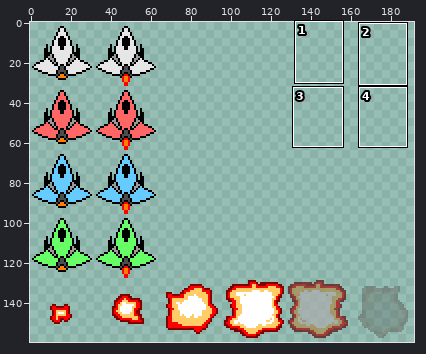
Sprite sheet, stored at ship-sprites.png. Above: a wide view before the commit, with the close-up outlined.
Close-up. Before the edit:
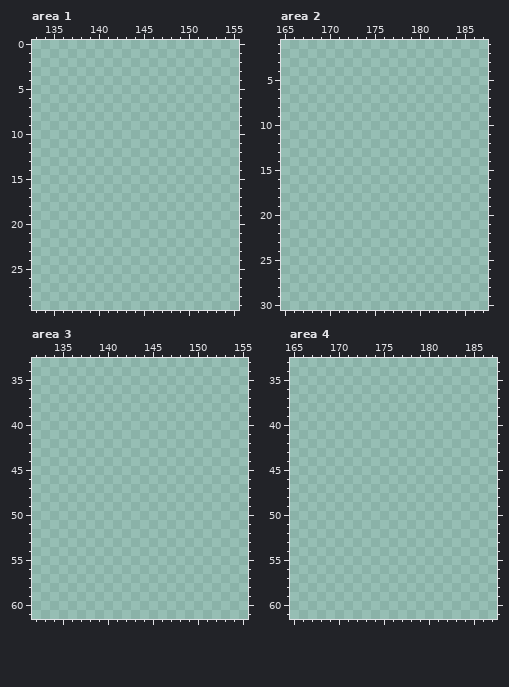
The file is 192x160 pixels. Colours within 5 levels of each other are drawn and written as one. Shown: area 1: x 133..155, y 0..29; area 2: x 165..187, y 1..30; area 3: x 132..155, y 33..61; area 4: x 165..187, y 33..61. The commit also changed other parts of the picture, which this record leaves out.
The same view after the edit:
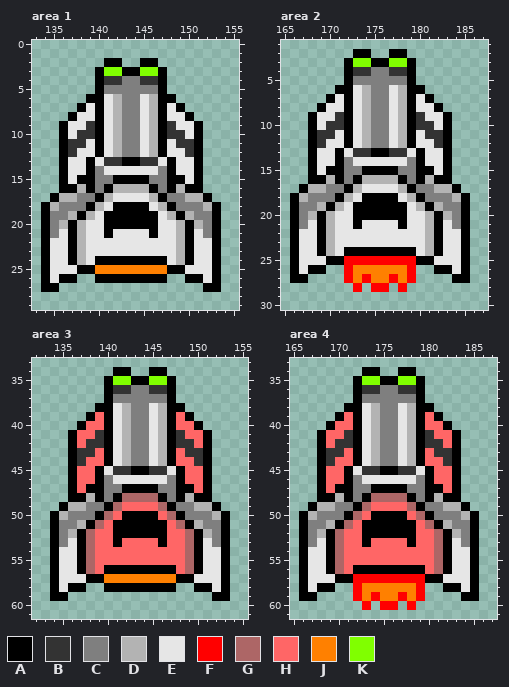
Palette (. is transparent): A #000000  B #333333  C #7f7f7f  D #b3b3b3  E #e6e6e6  F #ff0000  G #ad6666  H #ff6666  J #ff8000  K #80ff00
Diff:
--- area 1
@@ x 133..155 @@
  1 .......................
- 2 .......................
- 3 .......................
- 4 .......................
- 5 .......................
- 6 .......................
- 7 .......................
- 8 .......................
- 9 .......................
-10 .......................
-11 .......................
-12 .......................
-13 .......................
-14 .......................
-15 .......................
-16 .......................
-17 .......................
-18 .......................
-19 .......................
-20 .......................
-21 .......................
-22 .......................
-23 .......................
-24 .......................
-25 .......................
-26 .......................
-27 .......................
+ 2 ........AA..AA.........
+ 3 .......AKKAAKKA........
+ 4 .......ABBCCBBA........
+ 5 .......ACCCCCCA........
+ 6 ......AAEDCCEDAA.......
+ 7 .....AEAEDCCEDAEA......
+ 8 ....AEEAEDCCEDAEEA.....
+ 9 ...AEEBAEDCCEDABEEA....
+10 ...AEBBAEDCCEDABBEA....
+11 ...ABBEAEDCCEDAEBBA....
+12 ...ABEEAEDCCEDAEEBA....
+13 ...AEEAEBBAABBEAEEA....
+14 ...AEEACEEEEEECAEEA....
+15 ...AEAACCAAAACCAAEA....
+16 ...AADACADDDDACADAA....
+17 ..ADDCCADEEEEDACCDDA...
+18 .ADCCCADEAAAAEDACCCDA..
+19 .ACCDADEAAAAAAEDADCCA..
+20 .ACDADEEAAAAAAEEDADCA..
+21 .ACEADEEAEEEEAEEDAECA..
+22 .AEEADEEEEEEEEEEDAEEA..
+23 .AEEADEEEEEEEEEEDAEEA..
+24 .AEEADEAAAAAAAAEDAEEA..
+25 .AEEEAAJJJJJJJJAAEEEA..
+26 .AEAA..AAAAAAAA..AAEA..
+27 .AA................AA..
 28 .......................
--- area 2
@@ x 165..187 @@
  1 .......................
- 2 .......................
- 3 .......................
- 4 .......................
- 5 .......................
- 6 .......................
- 7 .......................
- 8 .......................
- 9 .......................
-10 .......................
-11 .......................
-12 .......................
-13 .......................
-14 .......................
-15 .......................
-16 .......................
-17 .......................
-18 .......................
-19 .......................
-20 .......................
-21 .......................
-22 .......................
-23 .......................
-24 .......................
-25 .......................
-26 .......................
-27 .......................
-28 .......................
+ 2 ........AA..AA.........
+ 3 .......AKKAAKKA........
+ 4 .......ABBCCBBA........
+ 5 .......ACCCCCCA........
+ 6 ......AAEDCCEDAA.......
+ 7 .....AEAEDCCEDAEA......
+ 8 ....AEEAEDCCEDAEEA.....
+ 9 ...AEEBAEDCCEDABEEA....
+10 ...AEBBAEDCCEDABBEA....
+11 ...ABBEAEDCCEDAEBBA....
+12 ...ABEEAEDCCEDAEEBA....
+13 ...AEEAEBBAABBEAEEA....
+14 ...AEEACEEEEEECAEEA....
+15 ...AEAACCAAAACCAAEA....
+16 ...AADACADDDDACADAA....
+17 ..ADDCCADEEEEDACCDDA...
+18 .ADCCCADEAAAAEDACCCDA..
+19 .ACCDADEAAAAAAEDADCCA..
+20 .ACDADEEAAAAAAEEDADCA..
+21 .ACEADEEAEEEEAEEDAECA..
+22 .AEEADEEEEEEEEEEDAEEA..
+23 .AEEADEEEEEEEEEEDAEEA..
+24 .AEEADEAAAAAAAAEDAEEA..
+25 .AEEEAAFFFFFFFFAAEEEA..
+26 .AEAA..FJJJJJJF..AAEA..
+27 .AA....FJFJJFJF....AA..
+28 ........F.FF.F.........
 29 .......................
--- area 3
@@ x 132..155 @@
 33 ........................
-34 ........................
-35 ........................
-36 ........................
-37 ........................
-38 ........................
-39 ........................
-40 ........................
-41 ........................
-42 ........................
-43 ........................
-44 ........................
-45 ........................
-46 ........................
-47 ........................
-48 ........................
-49 ........................
-50 ........................
-51 ........................
-52 ........................
-53 ........................
-54 ........................
-55 ........................
-56 ........................
-57 ........................
-58 ........................
-59 ........................
+34 .........AA..AA.........
+35 ........AKKAAKKA........
+36 ........ABBCCBBA........
+37 ........ACCCCCCA........
+38 .......AAEDCCEDAA.......
+39 ......AHAEDCCEDAHA......
+40 .....AHHAEDCCEDAHHA.....
+41 ....AHHBAEDCCEDABHHA....
+42 ....AHBBAEDCCEDABBHA....
+43 ....ABBHAEDCCEDAHBBA....
+44 ....ABHHAEDCCEDAHHBA....
+45 ....AHHAEBBAABBEAHHA....
+46 ....AHHACEEEEEECAHHA....
+47 ....AHAACCAAAACCAAHA....
+48 ....AADACAGGGGACADAA....
+49 ...ADDCCAGHHHHGACCDDA...
+50 ..ADCCCAGHAAAAHGACCCDA..
+51 ..ACCDAGHAAAAAAHGADCCA..
+52 ..ACDAGHHAAAAAAHHGADCA..
+53 ..ACEAGHHAHHHHAHHGAECA..
+54 ..AEEAGHHHHHHHHHHGAEEA..
+55 ..AEEAGHHHHHHHHHHGAEEA..
+56 ..AEEAGHAAAAAAAAHGAEEA..
+57 ..AEEEAAJJJJJJJJAAEEEA..
+58 ..AEAA..AAAAAAAA..AAEA..
+59 ..AA................AA..
 60 ........................
--- area 4
@@ x 165..187 @@
 33 .......................
-34 .......................
-35 .......................
-36 .......................
-37 .......................
-38 .......................
-39 .......................
-40 .......................
-41 .......................
-42 .......................
-43 .......................
-44 .......................
-45 .......................
-46 .......................
-47 .......................
-48 .......................
-49 .......................
-50 .......................
-51 .......................
-52 .......................
-53 .......................
-54 .......................
-55 .......................
-56 .......................
-57 .......................
-58 .......................
-59 .......................
-60 .......................
+34 ........AA..AA.........
+35 .......AKKAAKKA........
+36 .......ABBCCBBA........
+37 .......ACCCCCCA........
+38 ......AAEDCCEDAA.......
+39 .....AHAEDCCEDAHA......
+40 ....AHHAEDCCEDAHHA.....
+41 ...AHHBAEDCCEDABHHA....
+42 ...AHBBAEDCCEDABBHA....
+43 ...ABBHAEDCCEDAHBBA....
+44 ...ABHHAEDCCEDAHHBA....
+45 ...AHHAEBBAABBEAHHA....
+46 ...AHHACEEEEEECAHHA....
+47 ...AHAACCAAAACCAAHA....
+48 ...AADACAGGGGACADAA....
+49 ..ADDCCAGHHHHGACCDDA...
+50 .ADCCCAGHAAAAHGACCCDA..
+51 .ACCDAGHAAAAAAHGADCCA..
+52 .ACDAGHHAAAAAAHHGADCA..
+53 .ACEAGHHAHHHHAHHGAECA..
+54 .AEEAGHHHHHHHHHHGAEEA..
+55 .AEEAGHHHHHHHHHHGAEEA..
+56 .AEEAGHAAAAAAAAHGAEEA..
+57 .AEEEAAFFFFFFFFAAEEEA..
+58 .AEAA..FJJJJJJF..AAEA..
+59 .AA....FJFJJFJF....AA..
+60 ........F.FF.F.........
 61 .......................
Pixel boxes of the changes (left, top, right, bottom) in both close-ups:
added: (41, 58, 221, 292)
added: (290, 49, 470, 292)
added: (50, 367, 230, 601)
added: (299, 367, 479, 610)
